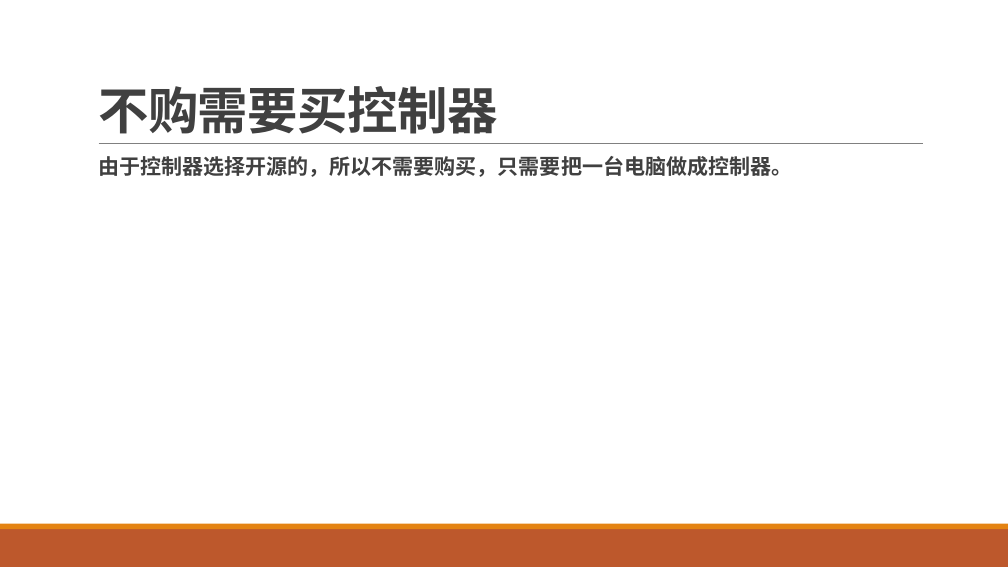
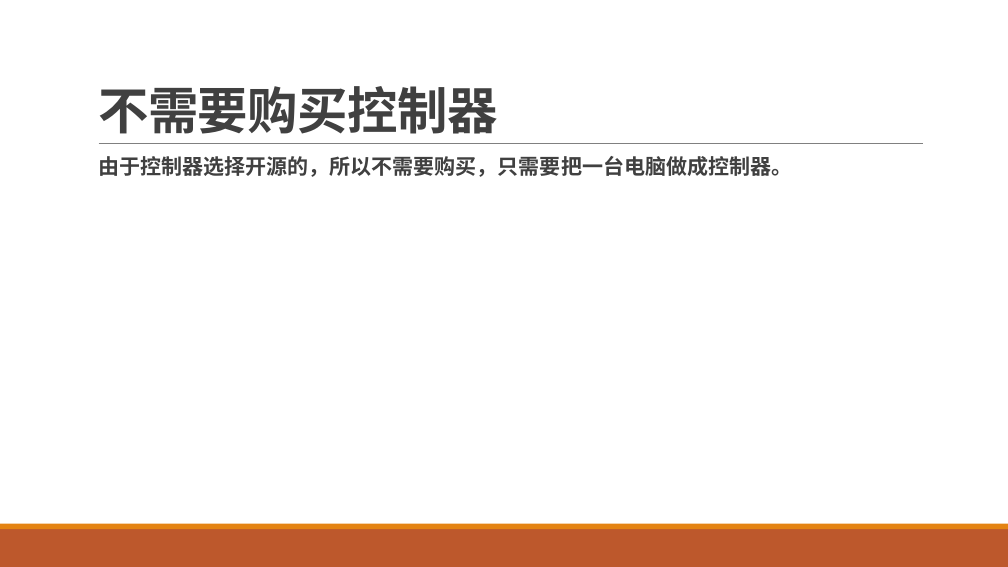
Before and after one commit to gittry1/gittry1.github.io, a slide deck: slide 4 of sysdjsdn/sysdjsdn.pptx. Drawn at 1008x567 pixels with LibreOffice and Linux fonts; fonts in the diff are those of the drawing. Boxes give left, top, right and bottom in pixels: in the first picture for what was removed or moved away, otherwise in the second. Text is boxed around its words. In the diff, an @@ line names an element or a change of style, - is before the commit and + after.

```diff
--- a/sysdjsdn/sysdjsdn.pptx
+++ b/sysdjsdn/sysdjsdn.pptx
@@ title at (x1=98, y1=86, x2=497, y2=134): text changed @@
-不购需要买控制器
+不需要购买控制器
```
Also in this commit, not shown: 1 other slide changed, 1 other file.
